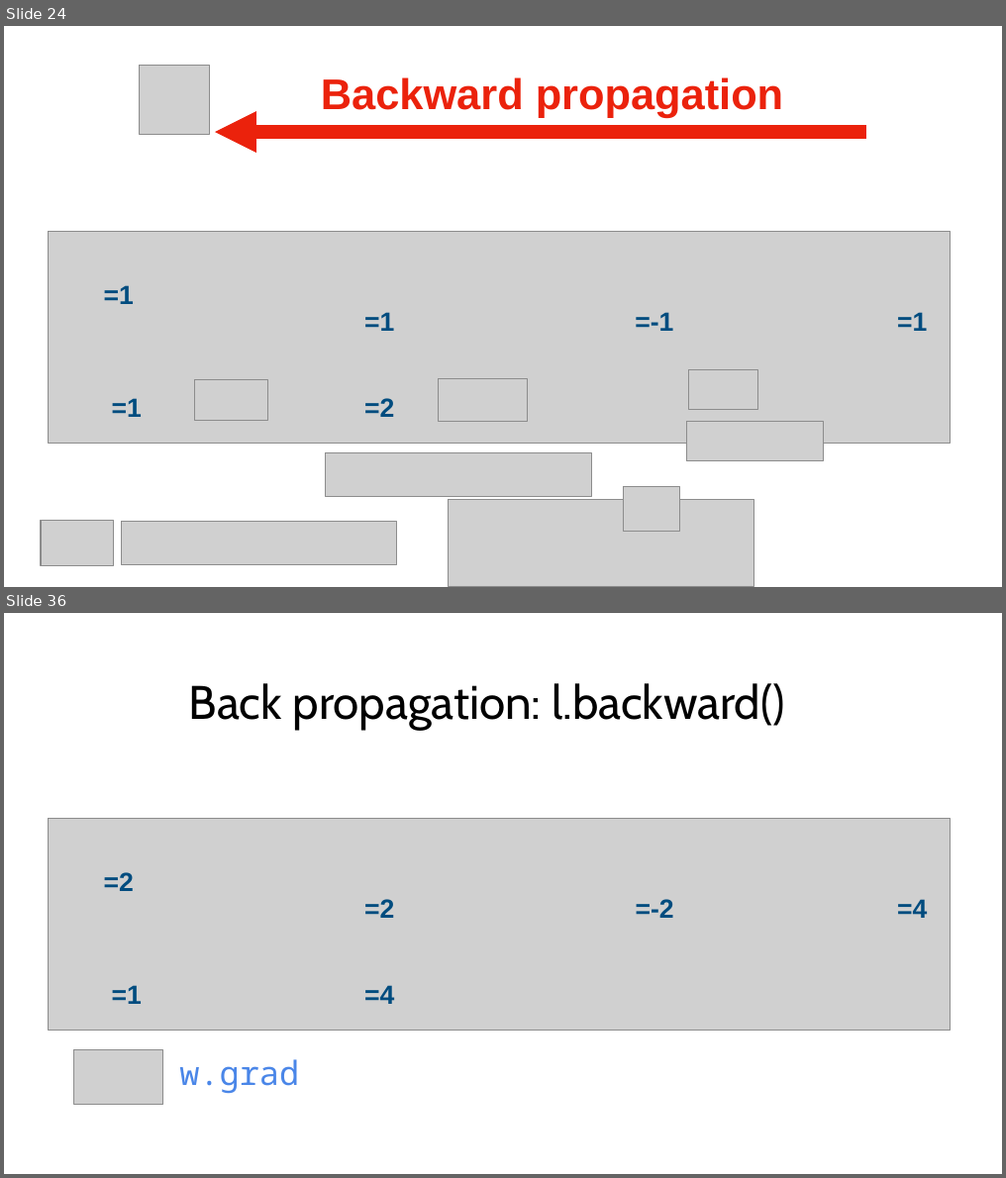
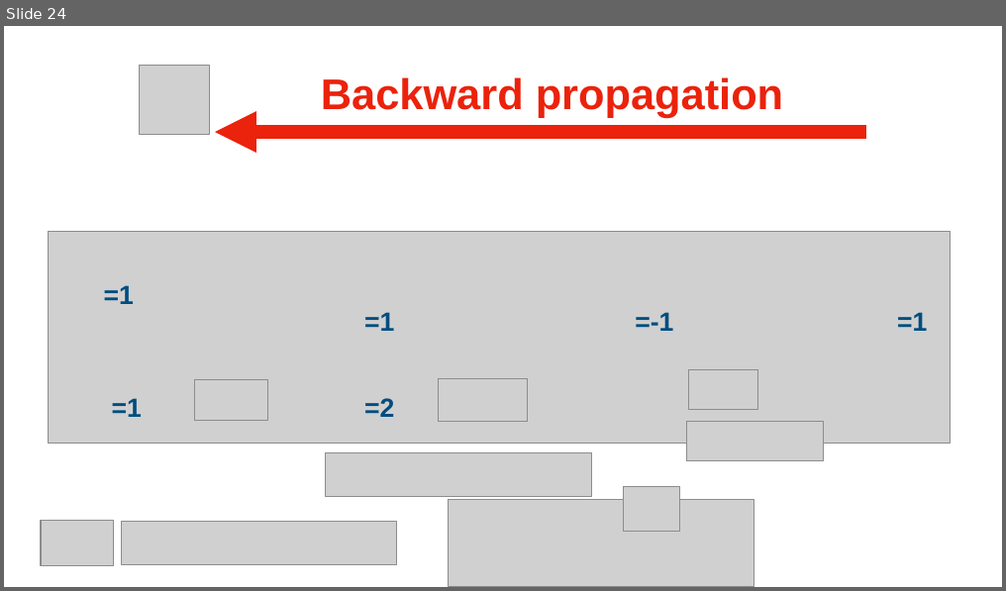
Before and after one commit to joshhu/chtpytorch, a slide deck: slides/Lecture 04_ Back-propagation and PyTorch autograd.pptx. Shown one above the other, each under a label of ours: slides 24 and 36 before the commit, slide 24 after it; the slides between them are not shown. The pictures are 1006x1178 and 1006x591 pixels, drawn with LibreOffice and Linux fonts; fonts in the diff are those of the drawing; grey boxes stand for pictures. Boxes give left, top, right and bottom in pixels: in the first picture for what was removed or moved away, otherwise in the second. Text is boxed around its words. In the diff, an @@ line names an element or a change of style, - is before the commit and + after.

```diff
--- a/slides/Lecture 04_ Back-propagation and PyTorch autograd.pptx
+++ b/slides/Lecture 04_ Back-propagation and PyTorch autograd.pptx
@@ slide 36 removed at (x1=4, y1=613, x2=1002, y2=1174), background #FFFFFF @@
@@ title removed at (x1=189, y1=683, x2=785, y2=731) @@
-Back propagation: l.backward()
@@ picture removed at (x1=49, y1=819, x2=951, y2=1031) @@
@@ text removed at (x1=104, y1=872, x2=134, y2=891) @@
-=2
@@ text removed at (x1=364, y1=899, x2=394, y2=918) @@
-=2
@@ text removed at (x1=636, y1=899, x2=674, y2=918) @@
-=-2
@@ text removed at (x1=897, y1=899, x2=927, y2=918) @@
-=4
@@ text removed at (x1=112, y1=985, x2=142, y2=1004) @@
-=1
@@ text removed at (x1=364, y1=985, x2=394, y2=1004) @@
-=4
@@ picture removed at (x1=74, y1=1051, x2=162, y2=1105) @@
@@ text removed at (x1=179, y1=1059, x2=299, y2=1093) @@
-w.grad
```
Also in this commit, not shown: 2 slides added, 15 other slides removed, 32 other files.
